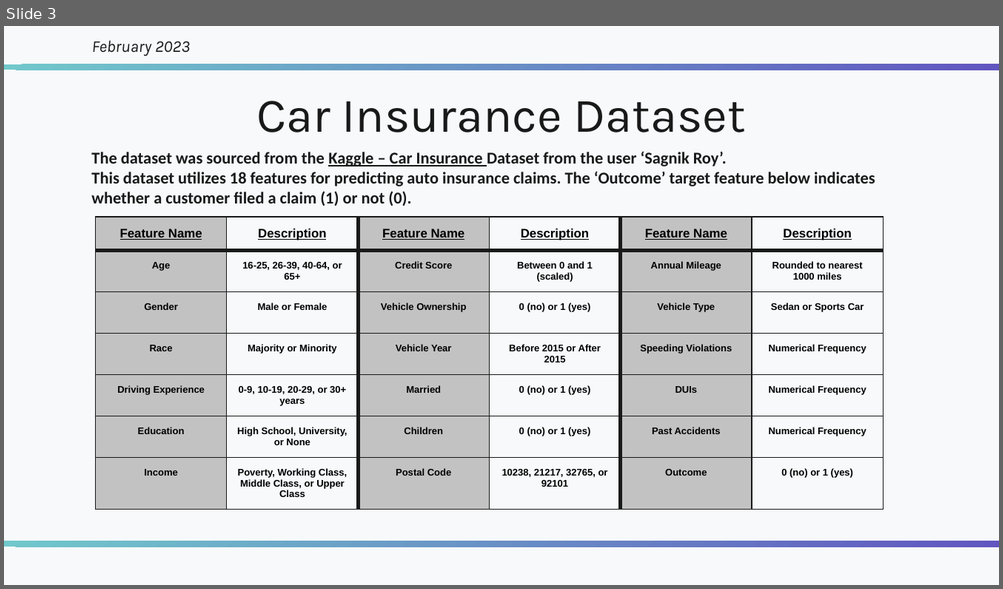
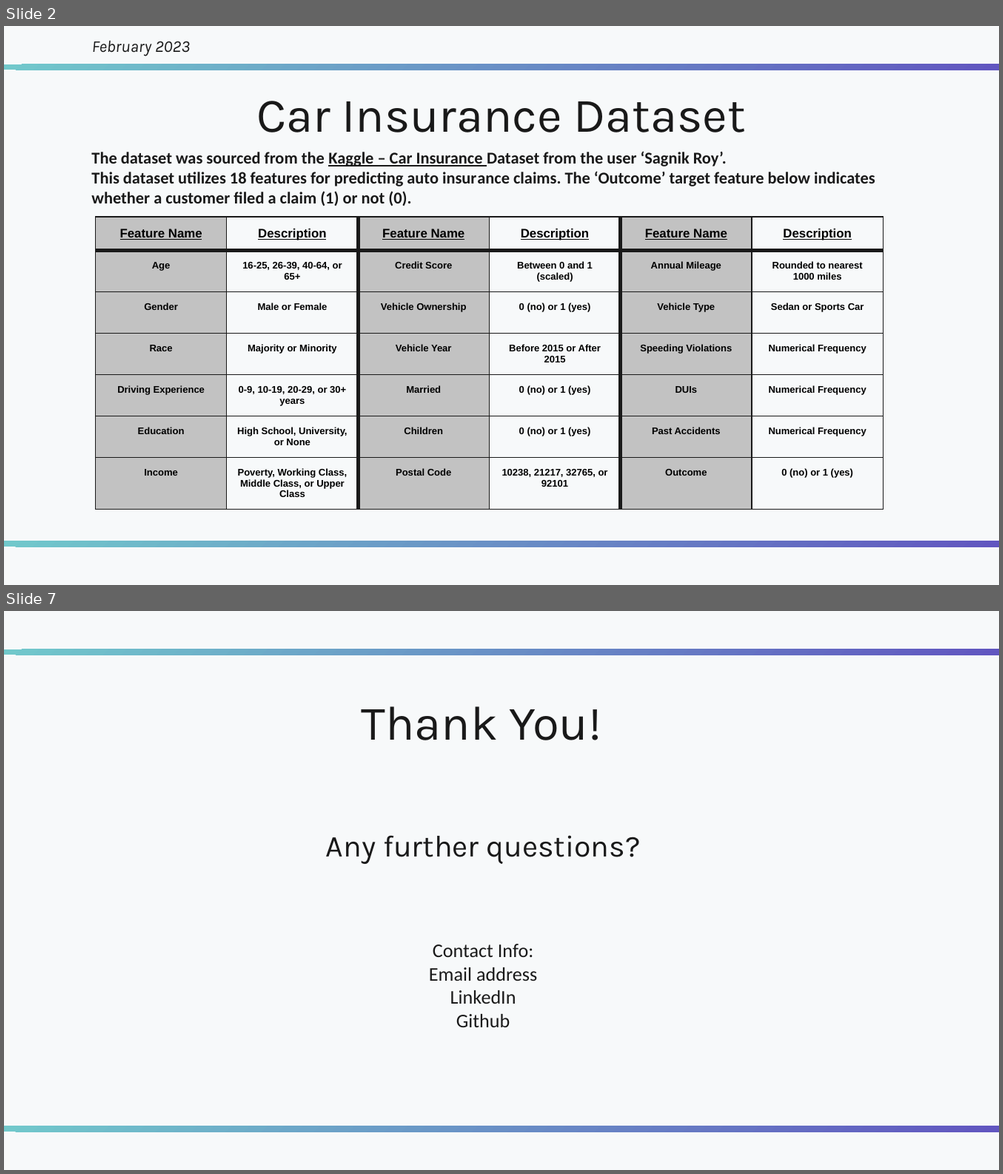
Before and after one commit to Numann-Malik/Auto-Insurance-Claims, a slide deck: Car Insurance - Numann Malik.pptx. Shown one above the other, each under a label of ours: slide 3 before the commit, slides 2 and 7 after it; the slides between them are not shown. The pictures are 1003x589 and 1003x1174 pixels, drawn with LibreOffice and Linux fonts; fonts in the diff are those of the drawing. Boxes give left, top, right and bottom in pixels: in the first picture for what was removed or moved away, otherwise in the second. Text is boxed around its words. In the diff, an @@ line names an element or a change of style, - is before the commit and + after.

```diff
--- a/Car Insurance - Numann Malik.pptx
+++ b/Car Insurance - Numann Malik.pptx
@@ slide 7 added at [4,611,999,1170], background #F7F9FA; not listed: 2 template elements that a slide beside it also shows @@
@@ title added at [361,706,601,741], 35 pt, text #191919 @@
+Thank You!
@@ subtitle added at [326,835,640,864], 22 pt, text #191919 @@
+Any further questions?
@@ subtitle added at [429,944,537,1028], 14 pt, text #191919 @@
+Contact Info:
+Email address
+LinkedIn
+Github
@@ what was slide 3 is now slide 2 @@
```
Also in this commit, not shown: 4 slides changed, 3 slides removed, 2 other files.
